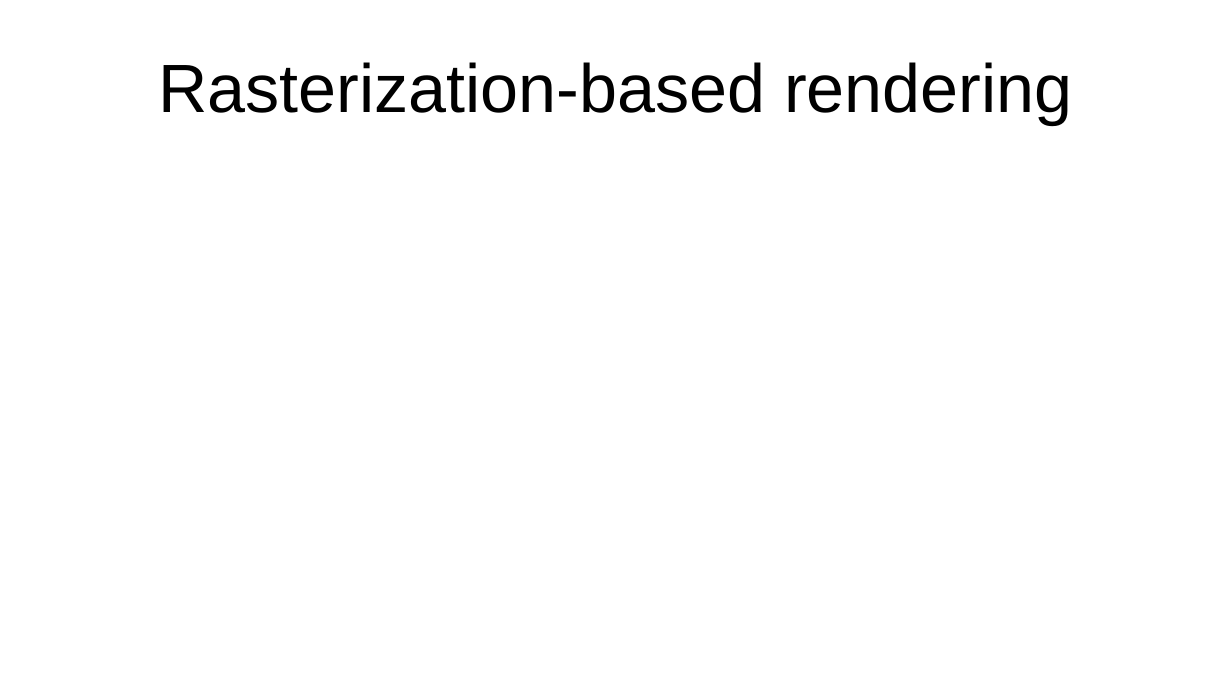
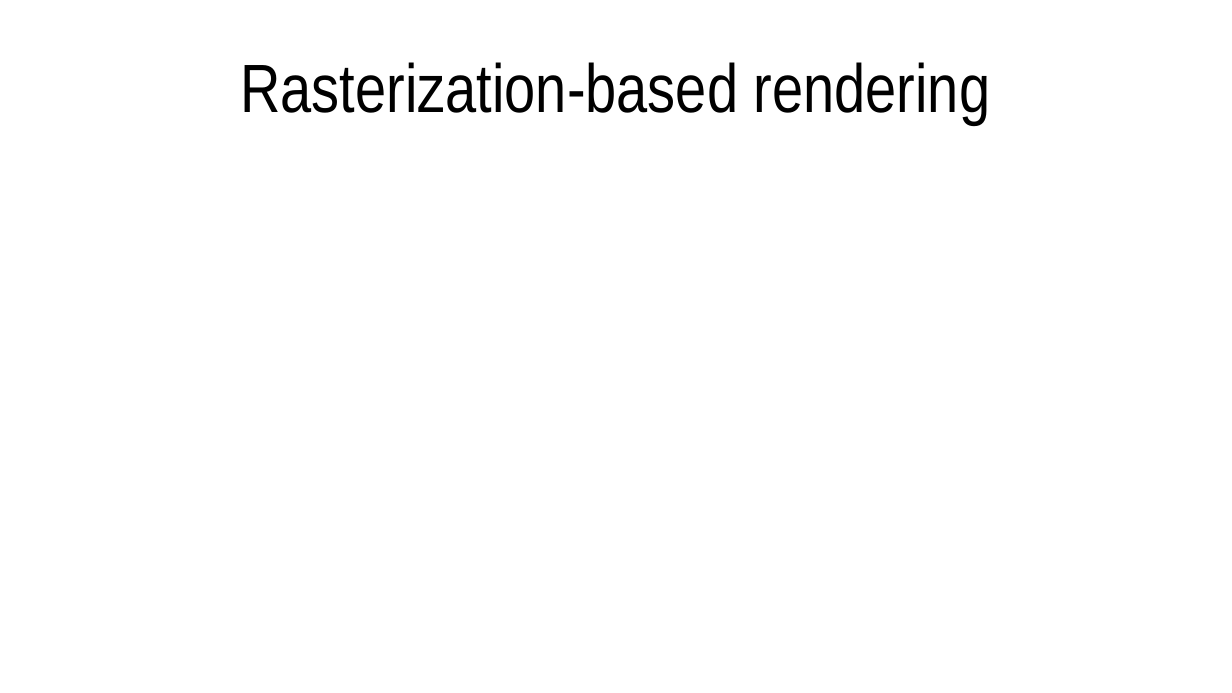
Before and after one commit to lorentzo/IntroductionToComputerGraphics, a slide deck: slide 1 of lectures/4_foundations_rendering/4_3_rasterization.odp. Drawn at 1232x693 pixels with LibreOffice and Linux fonts; fonts in the diff are those of the drawing. Boxes give left, top, right and bottom in pixels: in the first picture for what was removed or moved away, otherwise in the second. Text is boxed around its words. In the diff, an @@ line names an element or a change of style, - is before the commit and + after.

Commit message:
3d scene polygon mesh, rendering: rasterization, starting on images

```diff
--- a/lectures/4_foundations_rendering/4_3_rasterization.odp
+++ b/lectures/4_foundations_rendering/4_3_rasterization.odp
@@ title "Rasterization-based rendering" at bbox=[240, 62, 990, 125]: font Arial to Arial Narrow @@
```
Also in this commit, not shown: 5 slides added, 4 other files.
